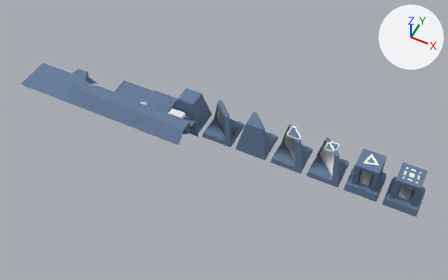
The FBX model Laser Lab Unity Project/Assets/My Assets/Models/Tiles/Tiles.fbx: old version first, new version second.
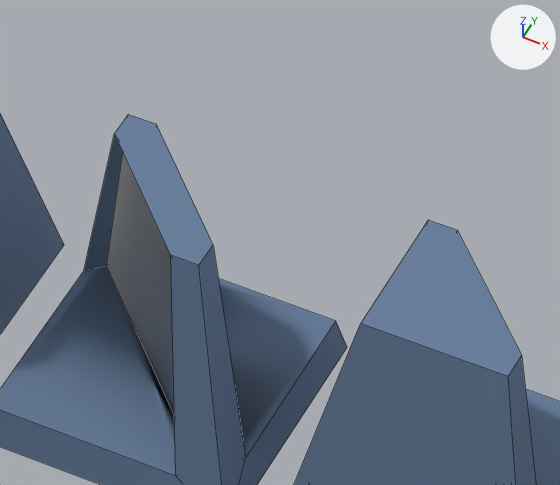
Each version appears first whole from a 50 mm camera at (8.13, -10.23, 12.45) aimed at (3.29, -0.54, 0.34), and next in a close-up on the part from 46% to 60% of the width and 31% to 51% of the height. Every picture has the same lights, and +X, +Y and +Z are marked at upper right. The close-ups show mesh edges as thin lines. Where no turn or scale is listed for an object, it has been applied to the vertices. Vertices at the same position are counted once.

Before the edit, the objects in view are built like this:
```python
me_block = bpy.data.meshes.new('Block')
me_block.from_pydata(...)  # 8 vertices, 5 faces; spans x -0.43..0.43, y -0.43..0.43, z 0.0..0.9
me_block.materials.append(mat_material)  # picture img_tiles_albedo_png
me_one_side_mirror = bpy.data.meshes.new('One Side Mirror')
me_one_side_mirror.from_pydata(...)  # 20 vertices, 18 faces; spans x -0.43..0.43, y -0.43..0.43, z 0.0..0.9
# faces by material slot: [17, 1]
me_one_side_mirror.materials.append(mat_material)  # picture img_tiles_albedo_png
me_one_side_mirror.materials.append(mat_material_001)  # white #e7e7e7
me_two_side_mirror = bpy.data.meshes.new('Two Side Mirror')
me_two_side_mirror.from_pydata(...)  # 24 vertices, 23 faces; spans x -0.43..0.43, y -0.43..0.43, z 0.0..0.9
# faces by material slot: [21, 2]
me_two_side_mirror.materials.append(mat_material)  # picture img_tiles_albedo_png
me_two_side_mirror.materials.append(mat_material_001)  # white #e7e7e7
ob_block = bpy.data.objects.new('Block', me_block)
ob_block.location = (2.0, 0.0, 0.0)
ob_one_side_mirror = bpy.data.objects.new('One Side Mirror', me_one_side_mirror)
ob_one_side_mirror.location = (4.0, 0.0, 0.0)
ob_two_side_mirror = bpy.data.objects.new('Two Side Mirror', me_two_side_mirror)
ob_two_side_mirror.location = (3.0, 0.0, 0.0)
```
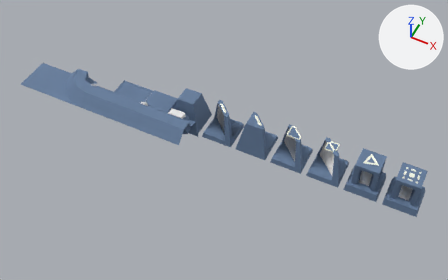
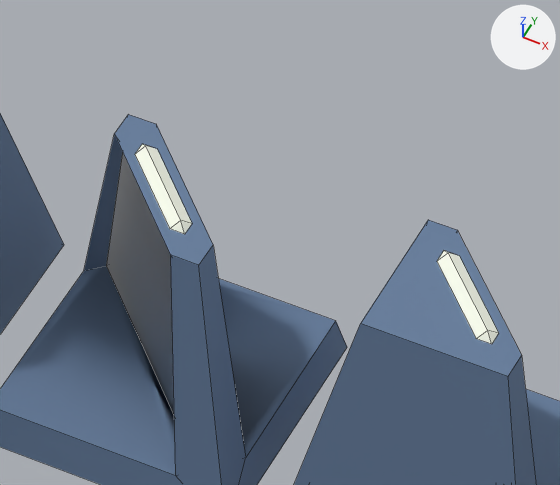
Commit message: Added line to all mirrors to destinguish from blocks

Location of each change, (x1, y1, x2, y2) in pixels of the close-ups (560 x 485 px):
part 1 of me_two_side_mirror, added: after (135, 144, 192, 234)
part 2 of me_one_side_mirror, added: after (437, 251, 499, 344)

Edits to the bpy script that builds the scene:
```text
Change me_one_side_mirror:
    used by ob_one_side_mirror; location = (4.0, 0.0, 0.0)
    verts and faces of me_one_side_mirror; kept vertices keep their numbers, new ones are numbered from 20
    remove me_one_side_mirror.from_pydata(...)  # 20 vertices, 18 faces; spans x -0.43..0.43, y -0.43..0.43, z 0.0..0.9
    add me_one_side_mirror.from_pydata(...)  # 28 vertices, 24 faces; spans x -0.43..0.43, y -0.43..0.43, z 0.0..0.925
    me_one_side_mirror part 2
    add verts[20] = (-0.092, 0.142, 0.9)  # pixel (459, 255)
    add verts[21] = (-0.142, 0.092, 0.9)  # pixel (436, 261)
    add verts[22] = (-0.117, 0.117, 0.925)  # pixel (448, 252)
    add for new, old in zip([23, 24, 25], [20, 21, 22]): verts[new] = verts[old] + (0.234, -0.234, 0.0)
    add verts[26] = (-0.142, 0.142, 0.9)  # pixel (443, 250)
    add verts[27] = (0.142, -0.142, 0.9)  # pixel (491, 344)
    add faces += [(20, 26, 22), (21, 24, 25, 22), (23, 25, 27), (24, 27, 25), (20, 22, 25, 23), (21, 22, 26)]  # mat_material (picture img_tiles_albedo_png)
Change me_two_side_mirror:
    used by ob_two_side_mirror; location = (3.0, 0.0, 0.0)
    verts and faces of me_two_side_mirror; kept vertices keep their numbers, new ones are numbered from 24
    remove me_two_side_mirror.from_pydata(...)  # 24 vertices, 23 faces; spans x -0.43..0.43, y -0.43..0.43, z 0.0..0.9
    add me_two_side_mirror.from_pydata(...)  # 32 vertices, 29 faces; spans x -0.43..0.43, y -0.43..0.43, z 0.0..0.925
    me_two_side_mirror part 1
    add verts[24] = (-0.092, 0.142, 0.9)  # pixel (157, 148)
    add verts[25] = (-0.142, 0.092, 0.9)  # pixel (134, 154)
    add verts[26] = (-0.117, 0.117, 0.925)  # pixel (145, 145)
    add for new, old in zip([27, 28, 29], [24, 25, 26]): verts[new] = verts[old] + (0.234, -0.234, 0.0)
    add verts[30] = (-0.142, 0.142, 0.9)  # pixel (142, 143)
    add verts[31] = (0.142, -0.142, 0.9)  # pixel (184, 234)
    add faces += [(24, 30, 26), (25, 28, 29, 26), (27, 29, 31), (28, 31, 29), (24, 26, 29, 27), (25, 26, 30)]  # mat_material (picture img_tiles_albedo_png)
```
